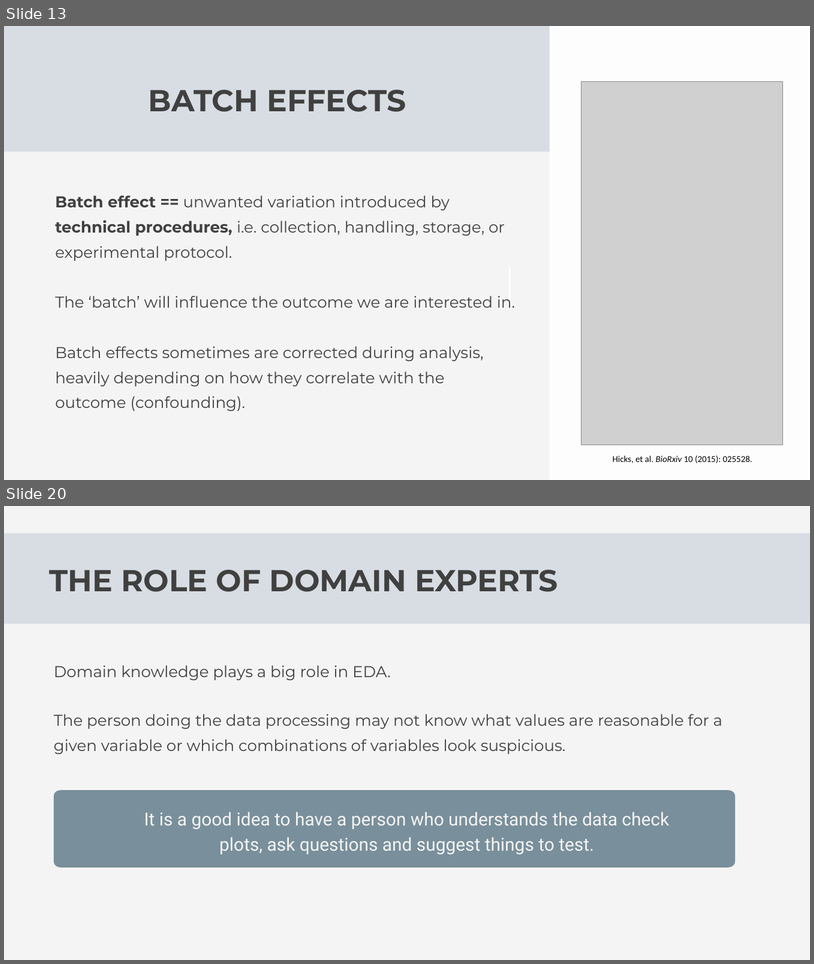
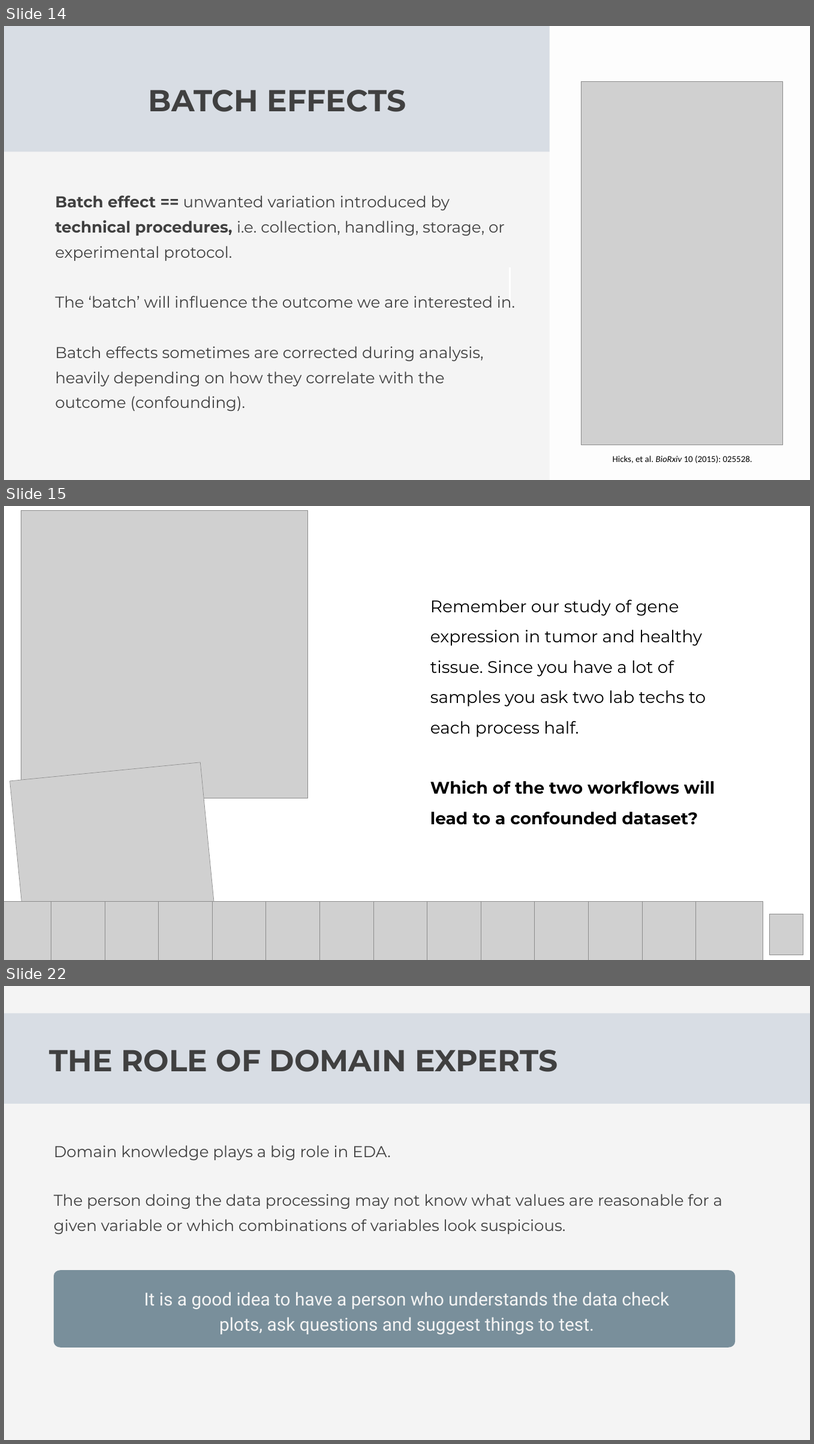
Before and after one commit to Center-for-Health-Data-Science/Foundations-of-Health-Data-Science, a slide deck: Slides/FHDS_Exploratory_Data_Analysis_Part2.pptx. Shown one above the other, each under a label of ours: slides 13 and 20 before the commit, slides 14, 15 and 22 after it; the slides between them are not shown. The pictures are 814x964 and 814x1444 pixels, drawn with LibreOffice and Linux fonts; fonts in the diff are those of the drawing; grey boxes stand for pictures. Boxes give left, top, right and bottom in pixels: in the first picture for what was removed or moved away, otherwise in the second. Text is boxed around its words. In the diff, an @@ line names an element or a change of style, - is before the commit and + after.

```diff
--- a/Slides/FHDS_Exploratory_Data_Analysis_Part2.pptx
+++ b/Slides/FHDS_Exploratory_Data_Analysis_Part2.pptx
@@ slide 15 added at [4, 506, 810, 960], background #FFFFFF @@
@@ picture added at [21, 510, 308, 798] @@
@@ text added at [431, 600, 715, 825], 30 pt, text #000000 @@
+Remember our study of gene expression in tumor and healthy tissue. Since you have a lot of samples you ask two lab techs to each process half.
+Which of the two workflows will lead to a confounded dataset?
@@ picture added at [9, 762, 219, 960] @@
@@ group added at [4, 901, 764, 960]: 14 pictures @@
@@ picture added at [770, 913, 804, 954] @@
@@ what was slide 13 is now slide 14 @@
@@ what was slide 20 is now slide 22 @@
```
Also in this commit, not shown: 1 other slide added, 2 other files.
